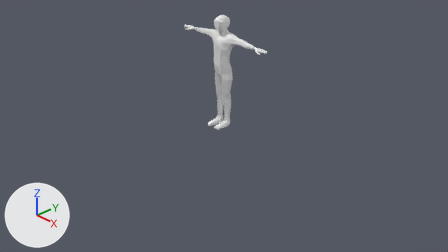
What one commit did to the Blender file blender/template_human/template.blend.
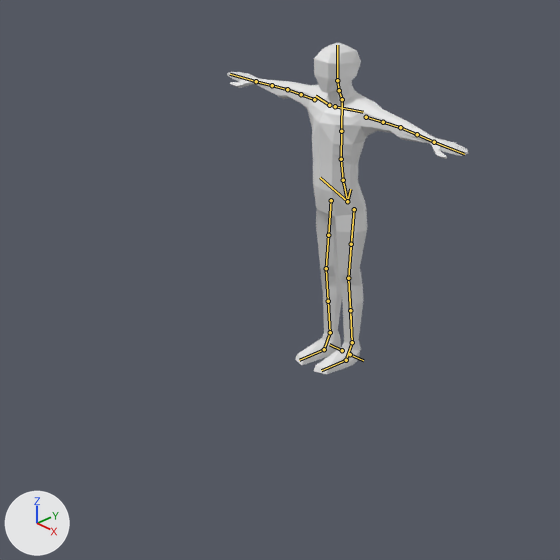
There are two pictures of each version: one from the file's camera 'Camera', one close up on the part from 24% to 67% of the width and 0% to 77% of the height. The axes (+X, +Y, +Z) are drawn at lower left. The lights are the same throughout. The last two pictures show the newer version. The bones that change, and the others that lie on the model, are drawn over the model as lines in the close-ups.
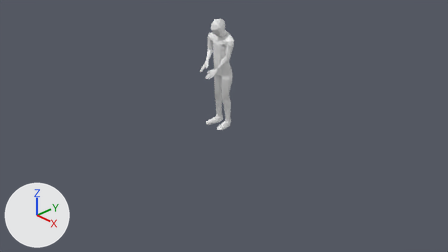
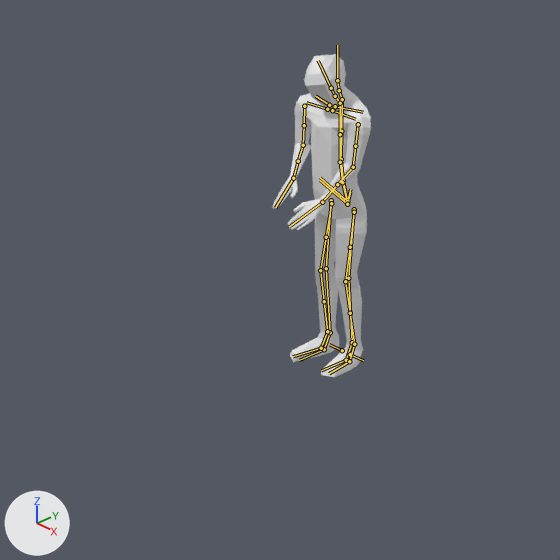
The newer file adds an action. The first version stands in its rest pose; the second is drawn at frame 45 of the action 'interact.001'.

What differs and where, as boxes (x1, y1, x2, y2) in the close-ups (560 x 560 px):
'Cube', posed (59% narrower)
    before: (227, 43, 468, 374)
    after: (272, 54, 371, 377)

Patch to the scene script:
```diff
--- a/blender/template_human/template.blend.py
+++ b/blender/template_human/template.blend.py
@@ bone_torso @@
 bone_torso = bpy.data.objects['rig'].pose.bones['torso']  # child of 'MCH-torso.parent'
-bone_torso.location = (0.0, 0.0, 0.0)
-bone_torso.rotation_quaternion = (1.0, 0.0, 0.0, 0.0)  # degrees (0, 0, 0)
+bone_torso.location = (0.0, 0.0, -0.017)
+bone_torso.rotation_quaternion = (1.0, 0.016, 0.0, 0.0)  # degrees (2, 0, 0)
@@ bone_neck @@
 bone_neck = bpy.data.objects['rig'].pose.bones['neck']  # child of 'MCH-ROT-neck'
-bone_neck.rotation_quaternion = (1.0, 0.0, 0.0, 0.0)  # degrees (0, 0, 0)
+bone_neck.rotation_quaternion = (0.992, 0.127, 0.0, 0.0)  # degrees (15, 0, 0)
@@ bone_head @@
 bone_head = bpy.data.objects['rig'].pose.bones['head']  # child of 'MCH-ROT-head'
-bone_head.rotation_quaternion = (1.0, 0.0, 0.0, 0.0)  # degrees (0, 0, 0)
+bone_head.rotation_quaternion = (0.952, 0.232, 0.195, 0.048)  # degrees (29, 20, 11)
@@ bone_upper_arm_ik_l @@
 bone_upper_arm_ik_l = bpy.data.objects['rig'].pose.bones['upper_arm_ik.L']  # child of 'MCH-upper_arm_ik_swing.L'
 bone_upper_arm_ik_l.rotation_mode = 'ZXY'
-bone_upper_arm_ik_l.rotation_euler = (0.0, 0.0, 0.0)  # degrees (0, 0, 0)
+bone_upper_arm_ik_l.rotation_euler = (0.0, -0.454, 0.0)  # degrees (0, -26, 0)
@@ bone_upper_arm_ik_r @@
 bone_upper_arm_ik_r = bpy.data.objects['rig'].pose.bones['upper_arm_ik.R']  # child of 'MCH-upper_arm_ik_swing.R'
 bone_upper_arm_ik_r.rotation_mode = 'ZXY'
-bone_upper_arm_ik_r.rotation_euler = (0.0, 0.0, 0.0)  # degrees (0, 0, 0)
+bone_upper_arm_ik_r.rotation_euler = (0.0, 0.454, 0.0)  # degrees (0, 26, 0)
@@ bone_shoulder_l @@
 bone_shoulder_l = bpy.data.objects['rig'].pose.bones['shoulder.L']  # child of 'ORG-spine.003'
 bone_shoulder_l.rotation_mode = 'YXZ'
-bone_shoulder_l.rotation_euler = (0.0, 0.0, 0.0)  # degrees (0, 0, 0)
+bone_shoulder_l.rotation_euler = (-0.0349, 0.0175, -0.262)  # degrees (-2, 1, -15)
@@ bone_shoulder_r @@
 bone_shoulder_r = bpy.data.objects['rig'].pose.bones['shoulder.R']  # child of 'ORG-spine.003'
 bone_shoulder_r.rotation_mode = 'YXZ'
-bone_shoulder_r.rotation_euler = (0.0, 0.0, 0.0)  # degrees (0, 0, 0)
+bone_shoulder_r.rotation_euler = (-0.0349, -0.0175, 0.262)  # degrees (-2, -1, 15)
@@ bone_hand_ik_l @@
 bone_hand_ik_l = bpy.data.objects['rig'].pose.bones['hand_ik.L']  # child of 'MCH-hand_ik.parent.L'
-bone_hand_ik_l.location = (0.0, 0.0, 0.0)
-bone_hand_ik_l.rotation_quaternion = (1.0, 0.0, 0.0, 0.0)  # degrees (0, 0, 0)
+bone_hand_ik_l.location = (-0.633, -0.267, -0.468)
+bone_hand_ik_l.rotation_quaternion = (0.615, 0.744, -0.073, -0.25)  # degrees (97, 16, -26)
@@ bone_hand_ik_r @@
 bone_hand_ik_r = bpy.data.objects['rig'].pose.bones['hand_ik.R']  # child of 'MCH-hand_ik.parent.R'
-bone_hand_ik_r.location = (0.0, 0.0, 0.0)
-bone_hand_ik_r.rotation_quaternion = (1.0, 0.0, 0.0, 0.0)  # degrees (0, 0, 0)
+bone_hand_ik_r.location = (0.633, -0.267, -0.385)
+bone_hand_ik_r.rotation_quaternion = (0.62, 0.769, -0.001, 0.159)  # degrees (101, -14, 12)
@@ bone_foot_ik_l @@
 bone_foot_ik_l = bpy.data.objects['rig'].pose.bones['foot_ik.L']  # child of 'MCH-foot_ik.parent.L'
-bone_foot_ik_l.location = (0.0, 0.0, 0.0)
-bone_foot_ik_l.rotation_quaternion = (1.0, 0.0, 0.0, 0.0)  # degrees (0, 0, 0)
+bone_foot_ik_l.location = (0.022, 0.0, 0.0)
+bone_foot_ik_l.rotation_quaternion = (0.997, 0.0, 0.0, 0.083)  # degrees (0, 0, 10)
@@ bone_foot_ik_r @@
 bone_foot_ik_r = bpy.data.objects['rig'].pose.bones['foot_ik.R']  # child of 'MCH-foot_ik.parent.R'
-bone_foot_ik_r.location = (0.0, 0.0, 0.0)
-bone_foot_ik_r.rotation_quaternion = (1.0, 0.0, 0.0, 0.0)  # degrees (0, 0, 0)
+bone_foot_ik_r.location = (-0.022, 0.0, 0.0)
+bone_foot_ik_r.rotation_quaternion = (0.997, 0.0, 0.0, -0.083)  # degrees (0, 0, -10)
```
